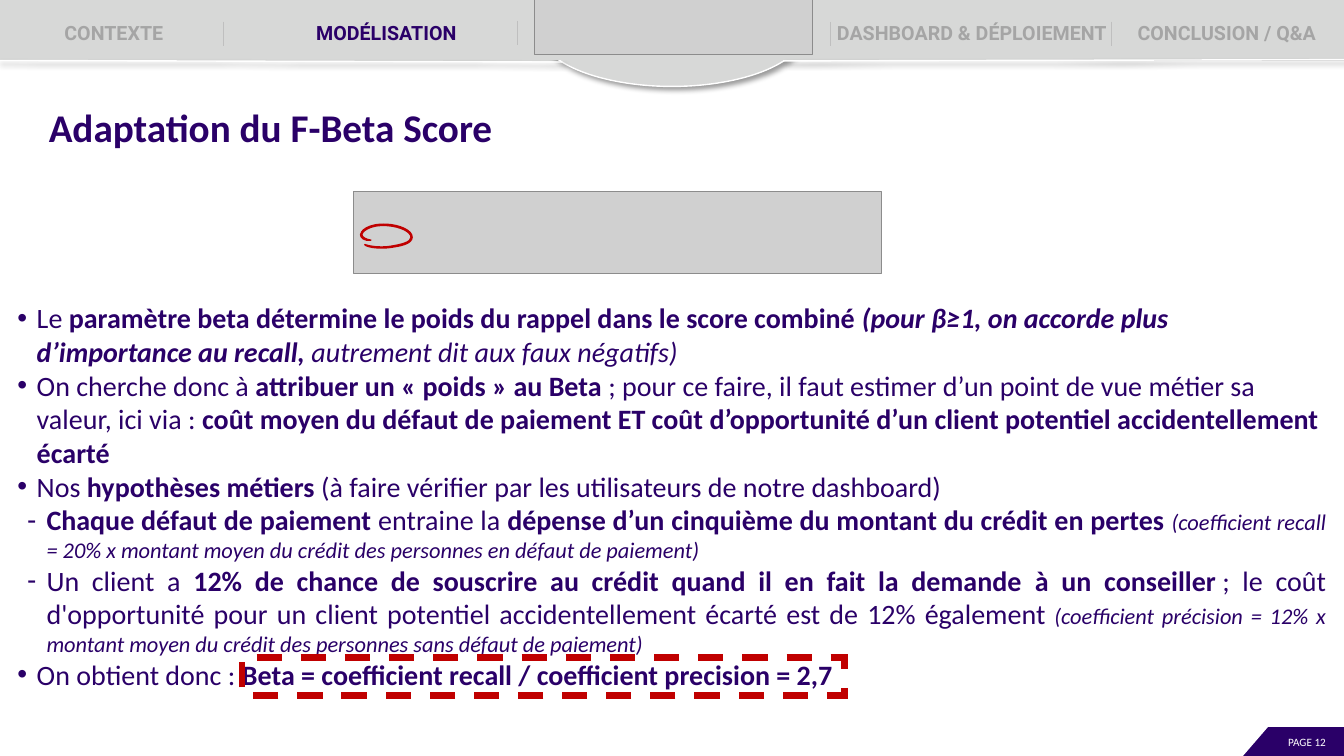
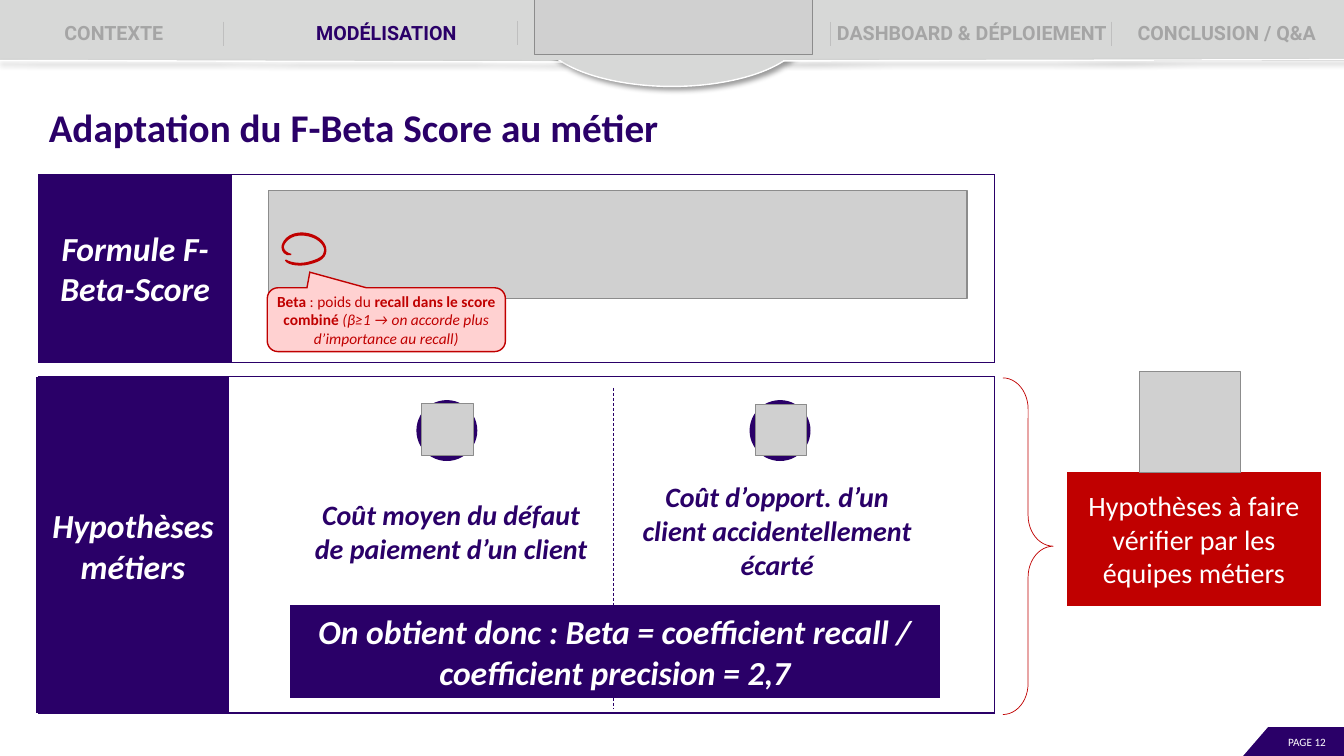
Before and after one commit to EtudiantOC2/implement_scoring_model_v2, a slide deck: slide 12 of evaluation/P7_Presentation.pptx. Drawn at 1344x756 pixels with LibreOffice and Linux fonts; fonts in the diff are those of the drawing; grey boxes stand for pictures. Boxes give left, top, right and bottom in pixels: in the first picture for what was removed or moved away, otherwise in the second. Text is boxed around its words. In the diff, an @@ line names an element or a change of style, - is before the commit and + after.

Commit message:
Ajouts pour la soutenance

```diff
--- a/evaluation/P7_Presentation.pptx
+++ b/evaluation/P7_Presentation.pptx
@@ text at [49, 114, 658, 148]: text changed @@
-Adaptation du F-Beta Score
+Adaptation du F-Beta Score au métier
@@ rectangle added at [39, 174, 995, 363], outline #2A0068 1 pt @@
@@ rectangle added at [39, 174, 231, 362], fill #2A0068, outline #2A0068 0.75 pt, 24 pt, text #FFFFFF, bold, italic @@
+Formule F-Beta-Score
@@ picture: place and size @@
-picture at [354, 192, 882, 273]
+picture at [269, 191, 968, 298]
@@ freeform shape: place and size @@
-freeform shape at [361, 224, 412, 248]
+freeform shape at [282, 233, 326, 264]
@@ rounded rectangle removed at [13, 280, 1330, 711] @@
-• Le paramètre beta détermine le poids du rappel dans le score combiné (pour β≥1, on accorde plus d’importance au recall, autrement dit aux faux négatifs)
-• On cherche donc à attribuer un « poids » au Beta ; pour ce faire, il faut estimer d’un point de vue métier sa valeur, ici via : coût moyen du défaut de paiement ET coût d’opportunité d’un client potentiel accidentellement écarté
-• Nos hypothèses métiers (à faire vérifier par les utilisateurs de notre dashboard)
-– Chaque défaut de paiement entraine la dépense d’un cinquième du montant du crédit en pertes (coefficient recall = 20% x montant moyen du crédit des personnes en défaut de paiement)
-– Un client a 12% de chance de souscrire au crédit quand il en fait la demande à un conseiller ; le coût d'opportunité pour un client potentiel accidentellement écarté est de 12% également (coefficient précision = 12% x montant moyen du crédit des personnes sans défaut de paiement)
-• On obtient donc : Beta = coefficient recall / coefficient precision = 2,7
@@ rounded speech box added at [267, 287, 505, 351], fill #FFD1D1, outline #C00000 1 pt, 11 pt, text #C00000, italic @@
+Beta : poids du recall dans le score combiné (β≥1 → on accorde plus d’importance au recall)
@@ rectangle added at [37, 378, 229, 713], fill #2A0068, outline #2A0068 0.75 pt, 24 pt, text #FFFFFF, bold, italic @@
+Hypothèses métiers
@@ rectangle added at [39, 376, 995, 713], outline #2A0068 1 pt @@
@@ line added from (614, 388) to (614, 710), #2A0068 0.5 pt dashed @@
@@ right brace added at [1003, 378, 1054, 715], outline #C00000 0.5 pt @@
@@ picture added at [1139, 372, 1240, 473] @@
@@ ellipse added at [417, 401, 477, 461], fill #2A0068, outline #2A0068 1 pt @@
@@ picture added at [421, 404, 473, 456] @@
@@ ellipse added at [750, 401, 810, 461], fill #2A0068, outline #2A0068 1 pt @@
@@ picture added at [755, 404, 807, 456] @@
@@ rectangle added at [1068, 473, 1320, 606], fill #C00000, outline #C00000 1 pt, 20 pt, text #FFFFFF @@
+Hypothèses à faire vérifier par les équipes métiers
@@ text added at [315, 505, 587, 564], 20 pt, text #2A0068, bold, italic @@
+Coût moyen du défaut de paiement d’un client
@@ text added at [643, 487, 911, 576], 20 pt, text #2A0068, bold, italic @@
+Coût d’opport. d’un client accidentellement écarté
@@ rectangle added at [290, 606, 939, 698], fill #2A0068, outline #2A0068 0.75 pt, 24 pt, text #FFFFFF, bold, italic @@
+On obtient donc : Beta = coefficient recall / coefficient precision = 2,7
@@ rectangle removed at [242, 657, 845, 696] @@
```
Also in this commit, not shown: 10 other slides changed, 1 slide added, 1 other file.
